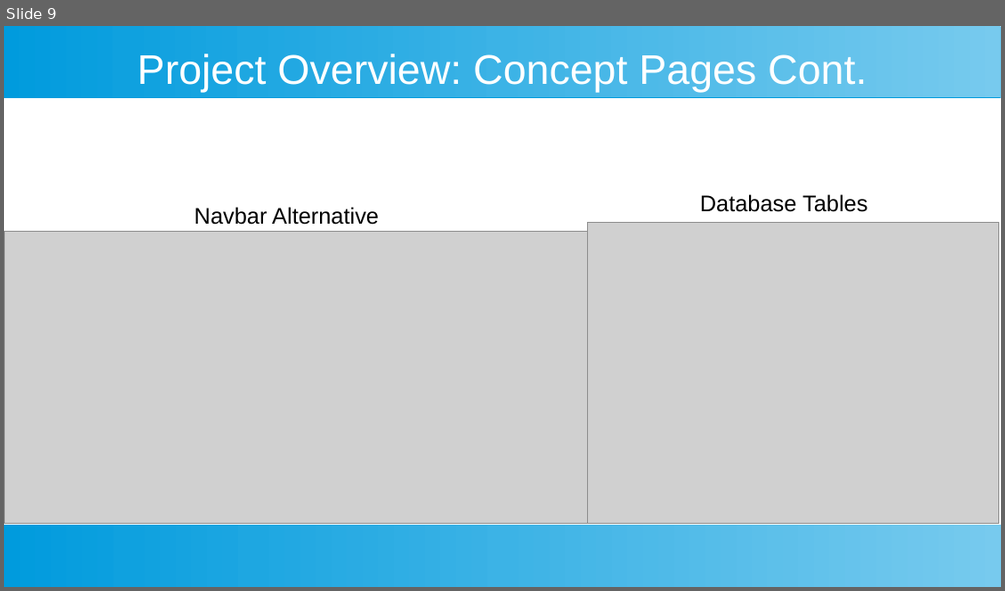
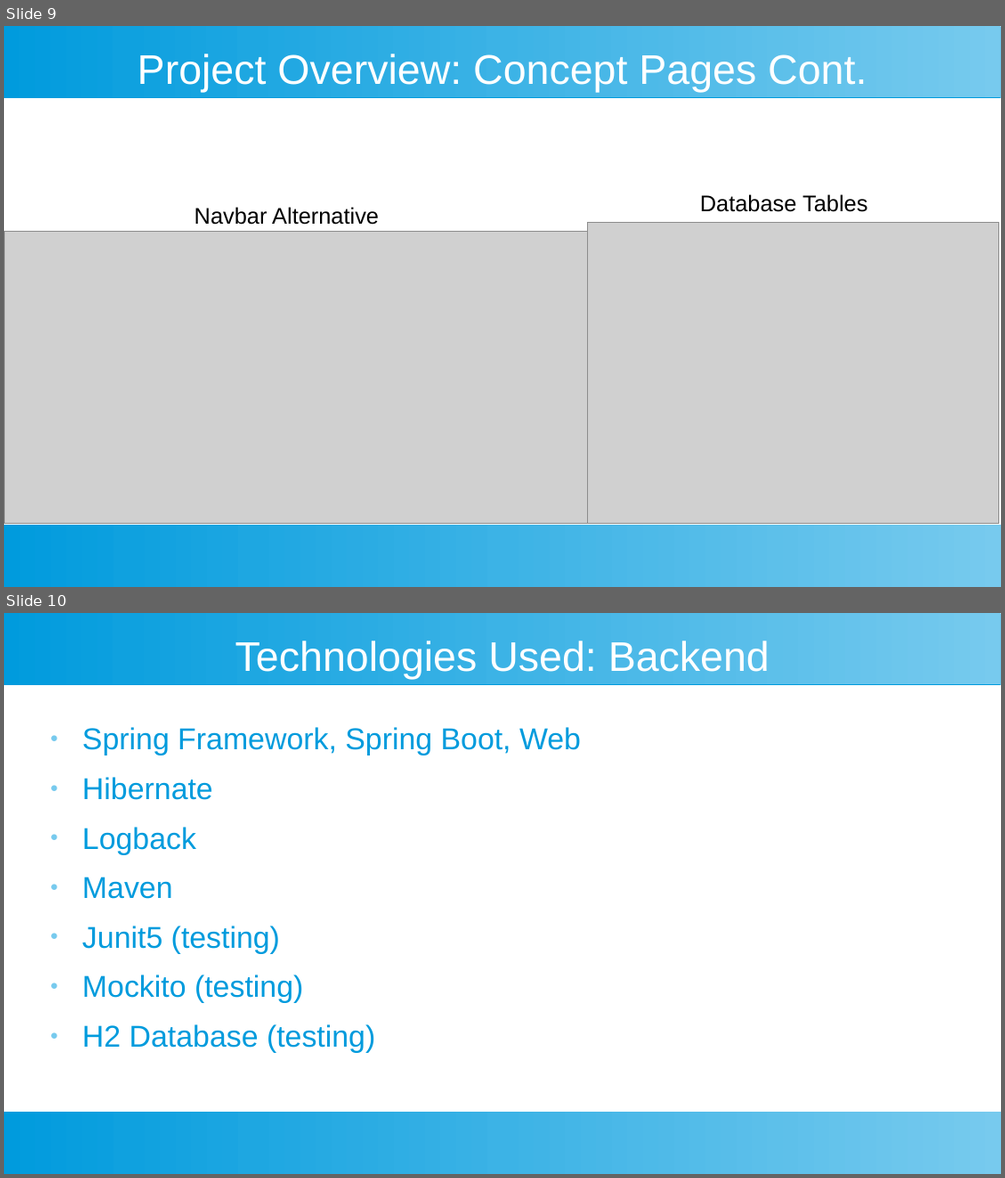
Before and after one commit to cookbook-com/cookbook, a slide deck: Presentation.odp. Shown one above the other, each under a label of ours: slide 9 before the commit, slides 9 and 10 after it. The pictures are 1005x591 and 1005x1178 pixels, drawn with LibreOffice and Linux fonts; fonts in the diff are those of the drawing; grey boxes stand for pictures. Boxes give left, top, right and bottom in pixels: in the first picture for what was removed or moved away, otherwise in the second. Text is boxed around its words. In the diff, an @@ line names an element or a change of style, - is before the commit and + after.

```diff
--- a/Presentation.odp
+++ b/Presentation.odp
@@ slide 10 added at box(4, 613, 1001, 1174), background #FFFFFF; not listed: 2 template elements that a slide beside it also shows @@
@@ title added at box(235, 641, 769, 679), 33 pt, text #FFFFFF @@
+Technologies Used: Backend
@@ text added at box(82, 727, 581, 1053), 24 pt, text #009BDD @@
+● Spring Framework, Spring Boot, Web
+● Hibernate
+● Logback
+● Maven
+● Junit5 (testing)
+● Mockito (testing)
+● H2 Database (testing)
```
Also in this commit, not shown: 8 other slides added, 2 other files.
